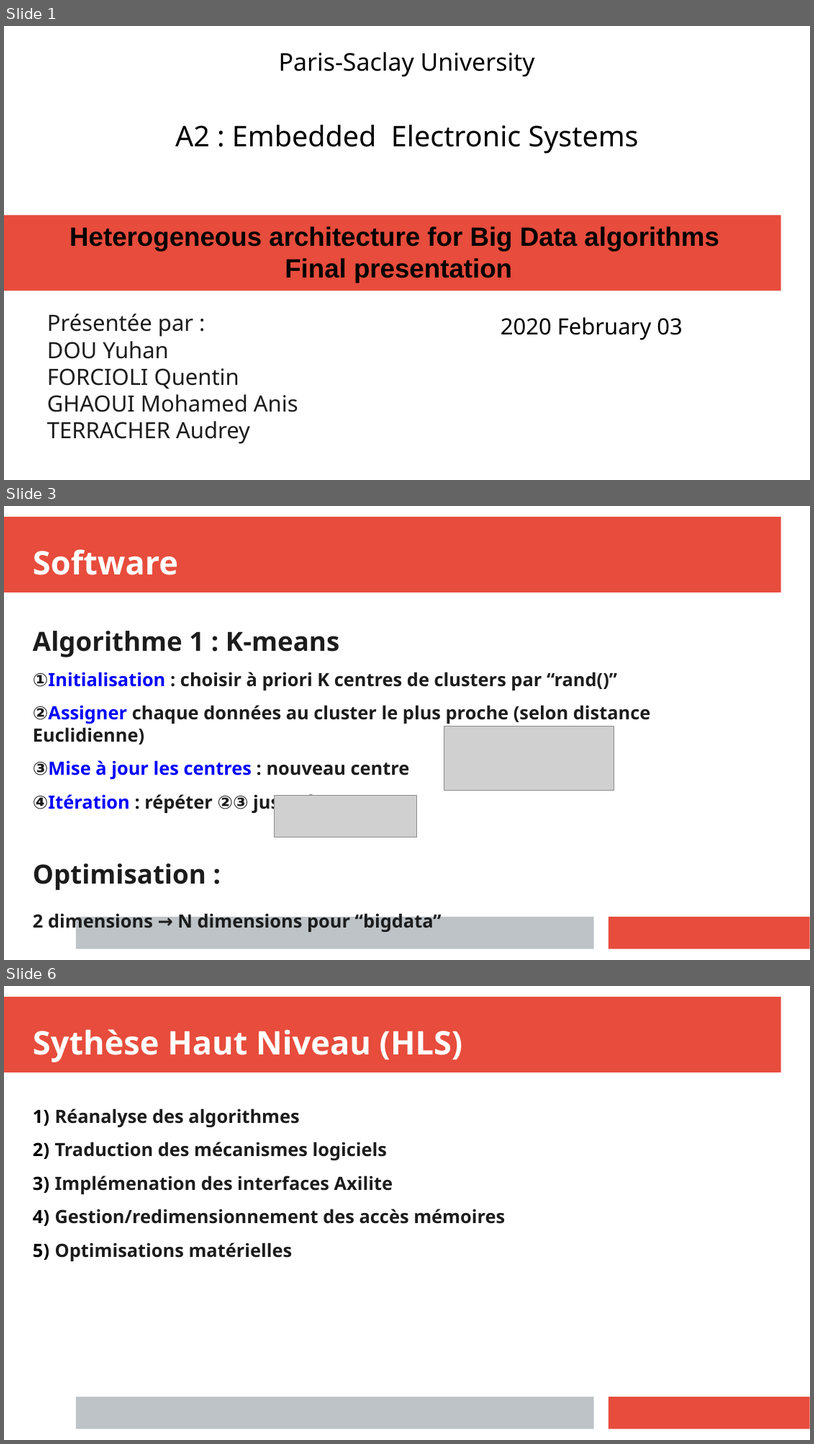
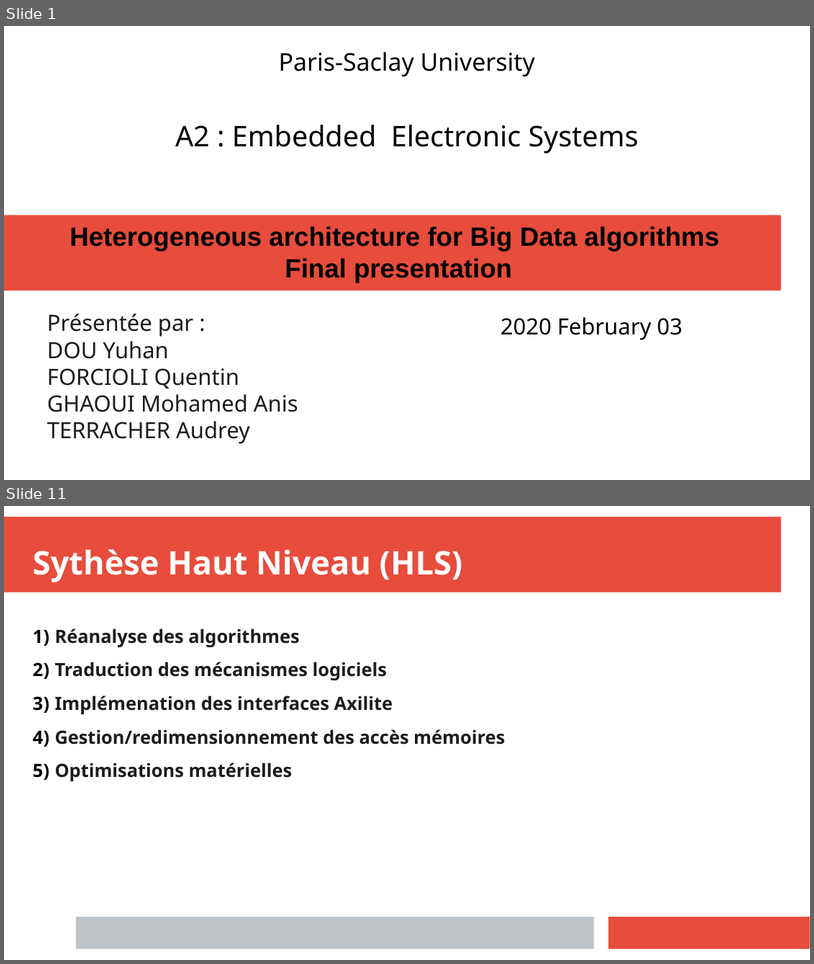
Before and after one commit to anisghaoui/A2, a slide deck: presentation_finale/prensent_A2_ghaoui.pptx. Shown one above the other, each under a label of ours: slides 1, 3 and 6 before the commit, slides 1 and 11 after it; the slides between them are not shown. The pictures are 814x1444 and 814x964 pixels, drawn with LibreOffice and Linux fonts; fonts in the diff are those of the drawing; grey boxes stand for pictures. Boxes give left, top, right and bottom in pixels: in the first picture for what was removed or moved away, otherwise in the second. Text is boxed around its words. In the diff, an @@ line names an element or a change of style, - is before the commit and + after.

```diff
--- a/presentation_finale/prensent_A2_ghaoui.pptx
+++ b/presentation_finale/prensent_A2_ghaoui.pptx
@@ slide 3 removed at (4,506,810,960), background #FFFFFF; not listed: 3 template elements that a slide beside it also shows @@
@@ text removed at (33,549,178,575) @@
-Software
@@ text removed at (33,631,651,932) @@
-Algorithme 1 : K-means
-①Initialisation : choisir à priori K centres de clusters par “rand()”
-②Assigner chaque données au cluster le plus proche (selon distance Euclidienne)
-③Mise à jour les centres : nouveau centre
-④Itération : répéter ②③ jusqu'à
-Optimisation :
-2 dimensions → N dimensions pour “bigdata”
@@ picture removed at (445,726,615,790) @@
@@ picture removed at (275,795,417,837) @@
@@ what was slide 6 is now slide 11 @@
```
Also in this commit, not shown: 1 slide changed, 8 slides added, 2 other slides removed, 14 other files.
